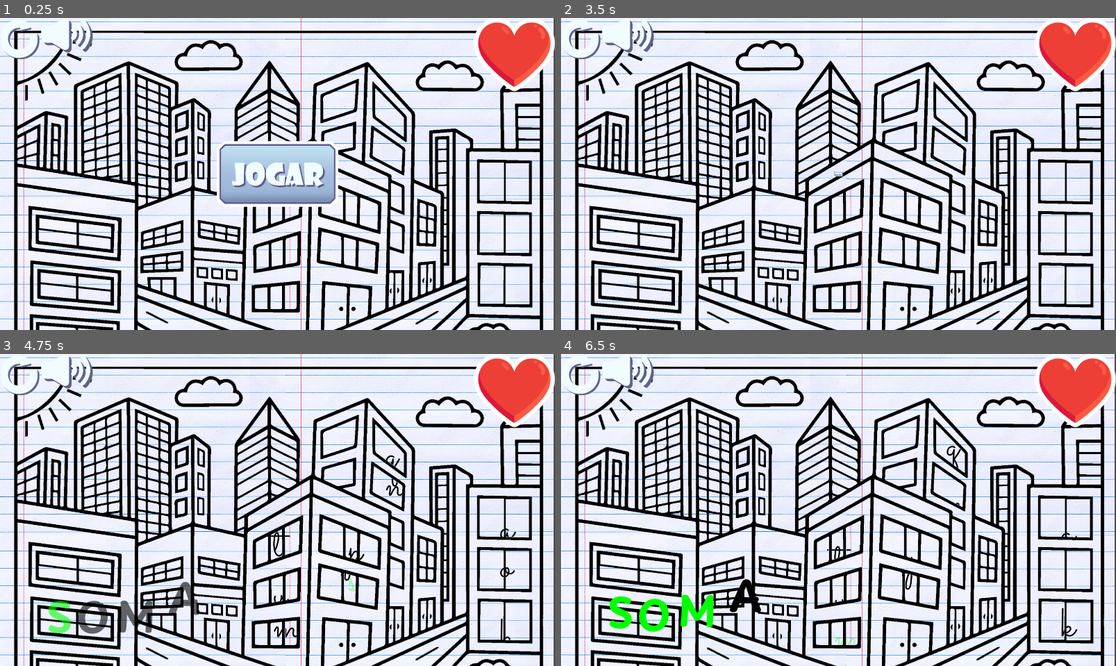
Above: before the commit, frames 1-4 (two rows, left to right).
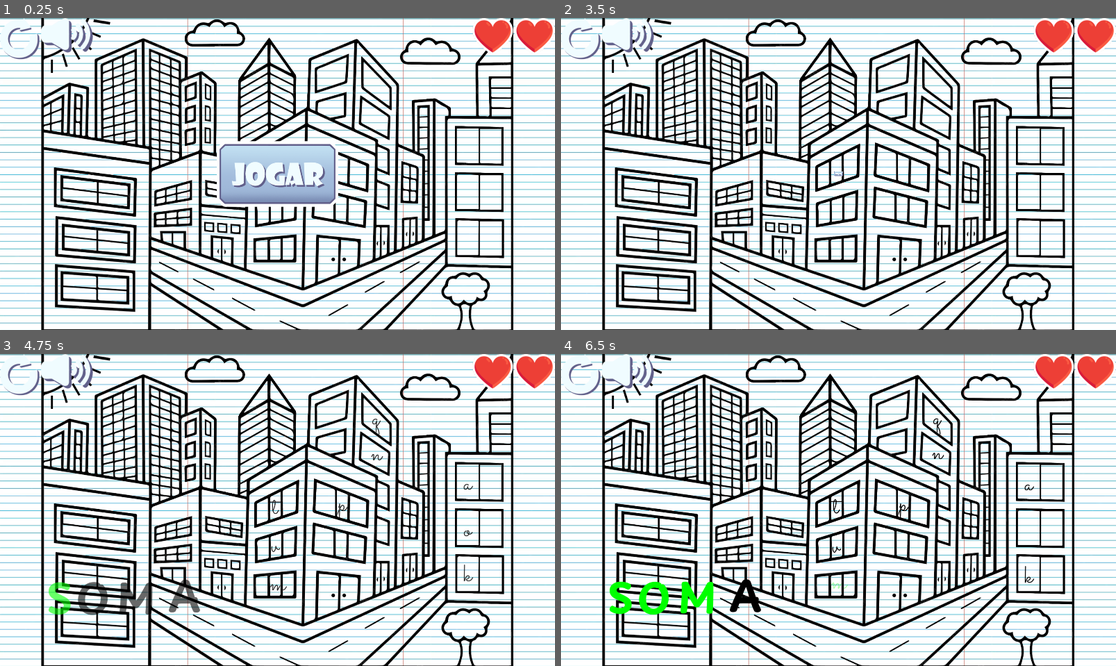
Above: after the commit, the same moments.

Repository: g-reale/BUILDING
Game: Godot game, scene res://game/game.tscn
Two runs of this game, one before a commit and one after it. Both use one fixed random seed, a clock stepped at 60 frames per second and the inputs below.
Inputs (mouse positions are in pixels of both pictures, inside the frame that each line leads up to):
- Up to frame 1 (0.25 s): no input
- Up to frame 2 (3.5 s): click (583, 39) at 0.5 s; click (583, 39) at 1.25 s; click (583, 39) at 2 s; click (838, 174) at 2.75 s
- Up to frame 3 (4.75 s): click (277, 510) at 3.5 s; click "s" at 4.25 s
- Up to frame 4 (6.5 s): click "o" at 5 s; click "m" at 5.75 s

The runs differ from the first frame. In frame 1, 51% of the frame differs, in the area x 0-100%, y 0-100%; in frame 2, 53%; in frame 3, 54%; in frame 4, 54%.

Commit message:
revision 1

Diff:
--- a/game/game.gd
+++ b/game/game.gd
@@ -12,16 +12,16 @@
 signal sigkill
 
 #coordinates of the image's windows
-var windows = [Vector2(962, 645),
-   			   Vector2(962, 789),
-		   	   Vector2(962, 950),
-			   Vector2(1220,645),
-			   Vector2(1220,789),
-			   Vector2(1350,322),
-			   Vector2(1350,451),
-			   Vector2(1746,557),
-			   Vector2(1746,735),
-			   Vector2(1746,910)]
+var windows = [Vector2(951, 527),
+   			   Vector2(951, 661),
+		   	   Vector2(951, 794),
+			   Vector2(1184,517),
+			   Vector2(1184,661),
+			   Vector2(1300,226),
+			   Vector2(1300,341),
+			   Vector2(1618,445),
+			   Vector2(1618,609),
+			   Vector2(1618,766)]
 
 const winner_amount = 4
 var playing = false
@@ -54,7 +54,7 @@
 	if points == winner_amount:
 		won()
 
-var hp = 2
+var hp = 4
 func _on_failure(_letter):
 	hp = hp - 1
 	ui.show_dmg(hp)
@@ -103,14 +103,14 @@
 		var letter = letter_scene.instantiate()
 		add_child(letter)
 
-		letter.set("theme_override_font_sizes/font_size",100 * scale_factor.length())
+		letter.set("theme_override_font_sizes/font_size",60 * scale_factor.length())
 		letter.set("text",alphabet[winners[i]])
 		letter.set("role",role)
 		letter.position = window - letter.size/2
 
 		var stagger = randf()
 		stagger -= floor(stagger)
-		letter.animate(stagger)
+		letter.animate(stagger,0.7)
 
 		letter.connect("sucess",_on_sucess)
 		letter.connect("failure",_on_failure)
--- a/game/game.tscn
+++ b/game/game.tscn
@@ -1,11 +1,11 @@
 [gd_scene load_steps=7 format=3 uid="uid://bsom25jw0dgrx"]
 
 [ext_resource type="Script" path="res://game/game.gd" id="1_fl0x4"]
+[ext_resource type="Texture2D" uid="uid://c6k56ex1q000k" path="res://game/assets/back.png" id="2_berts"]
 [ext_resource type="PackedScene" uid="uid://cw3l6gq6d5bdr" path="res://ui/ui.tscn" id="2_cjwpw"]
+[ext_resource type="Texture2D" uid="uid://cm5q7238sf7ec" path="res://game/assets/fore.png" id="3_bfwar"]
 [ext_resource type="PackedScene" uid="uid://dduukdyoo462x" path="res://game/questionBox.tscn" id="3_qto84"]
 [ext_resource type="AudioStream" uid="uid://jwka06yyqw0b" path="res://game/assets/win.wav" id="3_xgpj0"]
-[ext_resource type="Texture2D" uid="uid://blsh6sabqal05" path="res://game/assets/background.png" id="4_7o326"]
-[ext_resource type="Texture2D" uid="uid://colwr8waut0bg" path="res://game/assets/foreground.png" id="5_n04mw"]
 
 [node name="game" type="Control"]
 layout_mode = 3
@@ -15,8 +15,18 @@
 grow_horizontal = 2
 grow_vertical = 2
 script = ExtResource("1_fl0x4")
-metadata/_edit_vertical_guides_ = [962.0, 1350.0, 1746.0, 1220.0]
-metadata/_edit_horizontal_guides_ = [655.0, 799.0, 960.0, 332.0, 471.0, 567.0, 745.0, 920.0]
+metadata/_edit_vertical_guides_ = [951.0, 1184.0, 1300.0, 1618.0]
+metadata/_edit_horizontal_guides_ = [537.0, 671.0, 799.0, 352.0, 236.0, 609.0, 445.0, 766.0]
+
+[node name="Background" type="Sprite2D" parent="."]
+z_index = -3
+position = Vector2(960, 540)
+texture = ExtResource("2_berts")
+
+[node name="Foreground" type="Sprite2D" parent="."]
+z_index = -1
+position = Vector2(960, 540)
+texture = ExtResource("3_bfwar")
 
 [node name="questionsBox" parent="." instance=ExtResource("3_qto84")]
 z_index = 20
@@ -28,17 +38,5 @@
 [node name="WinLosePlayer" type="AudioStreamPlayer" parent="."]
 stream = ExtResource("3_xgpj0")
 
-[node name="Background" type="Sprite2D" parent="."]
-z_index = -3
-position = Vector2(938, 662)
-texture = ExtResource("4_7o326")
-metadata/_edit_lock_ = true
-
-[node name="Foreground" type="Sprite2D" parent="."]
-z_index = -1
-position = Vector2(977, 662)
-texture = ExtResource("5_n04mw")
-metadata/_edit_lock_ = true
-
 [connection signal="play" from="ui" to="." method="_on_ui_play"]
 [connection signal="restart" from="ui" to="." method="_on_ui_restart"]
--- a/game/letterButton.tscn
+++ b/game/letterButton.tscn
@@ -26,7 +26,7 @@
 "times": PackedFloat32Array(0, 0.5, 1),
 "transitions": PackedFloat32Array(1, 1, 1),
 "update": 0,
-"values": [Vector2(0, 0), Vector2(0, 75), Vector2(0, 0)]
+"values": [Vector2(0, 0), Vector2(0, 10), Vector2(0, 0)]
 }
 
 [sub_resource type="AnimationLibrary" id="AnimationLibrary_cuta3"]
--- /dev/null
+++ b/ui/heart.tscn
@@ -0,0 +1,106 @@
+[gd_scene load_steps=9 format=3 uid="uid://cbqg7aw6erryj"]
+
+[ext_resource type="Texture2D" uid="uid://kabs64d7y1un" path="res://ui/assets/corações/metade.png" id="1_wwk21"]
+[ext_resource type="Script" path="res://ui/life.gd" id="2_l7n2u"]
+[ext_resource type="Texture2D" uid="uid://bys7ukdseyx5j" path="res://ui/assets/corações/fazio.png" id="3_cuxex"]
+[ext_resource type="Texture2D" uid="uid://d34j2qapx05e4" path="res://ui/assets/corações/cheio.png" id="4_bxqhr"]
+
+[sub_resource type="Animation" id="Animation_soabf"]
+resource_name = "die"
+length = 0.4
+tracks/0/type = "value"
+tracks/0/imported = false
+tracks/0/enabled = true
+tracks/0/path = NodePath(".:texture")
+tracks/0/interp = 1
+tracks/0/loop_wrap = true
+tracks/0/keys = {
+"times": PackedFloat32Array(0, 0.1),
+"transitions": PackedFloat32Array(1, 1),
+"update": 1,
+"values": [ExtResource("1_wwk21"), ExtResource("3_cuxex")]
+}
+tracks/1/type = "value"
+tracks/1/imported = false
+tracks/1/enabled = true
+tracks/1/path = NodePath(".:scale")
+tracks/1/interp = 2
+tracks/1/loop_wrap = true
+tracks/1/keys = {
+"times": PackedFloat32Array(0, 0.1, 0.4),
+"transitions": PackedFloat32Array(1, 1, 1),
+"update": 0,
+"values": [Vector2(1, 1), Vector2(1.3, 1.3), Vector2(1, 1)]
+}
+
+[sub_resource type="Animation" id="Animation_7s81i"]
+resource_name = "hurt"
+length = 0.4
+tracks/0/type = "value"
+tracks/0/imported = false
+tracks/0/enabled = true
+tracks/0/path = NodePath(".:texture")
+tracks/0/interp = 1
+tracks/0/loop_wrap = true
+tracks/0/keys = {
+"times": PackedFloat32Array(0, 0.1),
+"transitions": PackedFloat32Array(1, 1),
+"update": 1,
+"values": [ExtResource("4_bxqhr"), ExtResource("1_wwk21")]
+}
+tracks/1/type = "value"
+tracks/1/imported = false
+tracks/1/enabled = true
+tracks/1/path = NodePath(".:scale")
+tracks/1/interp = 2
+tracks/1/loop_wrap = true
+tracks/1/keys = {
+"times": PackedFloat32Array(0, 0.1, 0.4),
+"transitions": PackedFloat32Array(1, 1, 1),
+"update": 0,
+"values": [Vector2(1, 1), Vector2(1.3, 1.3), Vector2(1, 1)]
+}
+
+[sub_resource type="Animation" id="Animation_7ctjf"]
+resource_name = "revive"
+length = 0.4
+tracks/0/type = "value"
+tracks/0/imported = false
+tracks/0/enabled = true
+tracks/0/path = NodePath(".:texture")
+tracks/0/interp = 1
+tracks/0/loop_wrap = true
+tracks/0/keys = {
+"times": PackedFloat32Array(0, 0.1),
+"transitions": PackedFloat32Array(1, 1),
+"update": 1,
+"values": [ExtResource("3_cuxex"), ExtResource("4_bxqhr")]
+}
+tracks/1/type = "value"
+tracks/1/imported = false
+tracks/1/enabled = true
+tracks/1/path = NodePath(".:scale")
+tracks/1/interp = 2
+tracks/1/loop_wrap = true
+tracks/1/keys = {
+"times": PackedFloat32Array(0, 0.1, 0.4),
+"transitions": PackedFloat32Array(1, 1, 1),
+"update": 0,
+"values": [Vector2(1, 1), Vector2(1.3, 1.3), Vector2(1, 1)]
+}
+
+[sub_resource type="AnimationLibrary" id="AnimationLibrary_8c0ca"]
+_data = {
+"die": SubResource("Animation_soabf"),
+"hurt": SubResource("Animation_7s81i"),
+"revive": SubResource("Animation_7ctjf")
+}
+
+[node name="heart" type="TextureRect"]
+texture = ExtResource("1_wwk21")
+script = ExtResource("2_l7n2u")
+
+[node name="lifeAnimations" type="AnimationPlayer" parent="."]
+libraries = {
+"": SubResource("AnimationLibrary_8c0ca")
+}
--- a/ui/life.gd
+++ b/ui/life.gd
@@ -1,4 +1,16 @@
 extends TextureRect
 
+@onready var animation = get_node("lifeAnimations")
 func _ready():
 	self.pivot_offset = Vector2(self.size/2)
+
+func show_dmg(hp):
+
+	match hp:
+		1:
+			animation.play("hurt")
+		0:
+			animation.play("die")
+
+func revive():
+	animation.play("revive")
--- a/ui/lifeAnimations.gd
+++ /dev/null
@@ -1,12 +0,0 @@
-extends AnimationPlayer
-
-func show_dmg(hp):
-
-	match hp:
-		1:
-			play("hurt")
-		0:
-			play("die")
-
-func revive():
-	play("revive")
--- a/ui/ui.gd
+++ b/ui/ui.gd
@@ -6,17 +6,17 @@
 const snd_on_off_textures = [preload("res://ui/assets/on_off som/caixaSom2.png"),
 							 preload("res://ui/assets/on_off som/caixaSom.png")]
 
-
 @onready var restart_btn = get_node("upper/restart")
 @onready var sound_btn = get_node("upper/sound")
 @onready var play_btn = get_node("central/play")
-@onready var lifebar = get_node("lifeAnimations")
+@onready var lifebar = [get_node("upperr/heart1"),get_node("upperr/heart")]
 @onready var particles = get_node("particleAnimations")
 
-#inital load conditions
-#happens only once, no need to preload anything
+# inital load conditions
+# happens only once, no need to preload anything
 func _ready():
-	get_node("life").texture = load("res://ui/assets/corações/cheio.png")
+	lifebar[0].texture = load("res://ui/assets/corações/cheio.png")
+	lifebar[1].texture = load("res://ui/assets/corações/cheio.png")
 	get_node("particles").emitting = false
 
 func _on_play_activated():
@@ -40,10 +40,11 @@
 
 func reset():
 	play_btn.reapear()
-	lifebar.revive()
+	lifebar[0].revive()
+	lifebar[1].revive()
 
 func show_dmg(dmg):
-	lifebar.show_dmg(dmg)
+	lifebar[int(dmg)/lifebar.size()].show_dmg(dmg%lifebar.size())
 
 func show_particles():
 	particles.play("peek")
--- a/ui/ui.tscn
+++ b/ui/ui.tscn
@@ -1,103 +1,11 @@
-[gd_scene load_steps=19 format=3 uid="uid://cw3l6gq6d5bdr"]
+[gd_scene load_steps=11 format=3 uid="uid://cw3l6gq6d5bdr"]
 
 [ext_resource type="PackedScene" uid="uid://c2c42oryx5iie" path="res://ui/shakingButton.tscn" id="1_euvm2"]
 [ext_resource type="Script" path="res://ui/ui.gd" id="1_n4v0q"]
 [ext_resource type="Texture2D" uid="uid://dcopuegr54yqy" path="res://ui/assets/botão restart/setinha.png" id="2_dllj8"]
-[ext_resource type="Texture2D" uid="uid://bys7ukdseyx5j" path="res://ui/assets/corações/fazio.png" id="2_ieyiw"]
 [ext_resource type="Texture2D" uid="uid://psqawa4h2cev" path="res://ui/assets/on_off som/caixaSom2.png" id="3_cgagh"]
-[ext_resource type="Script" path="res://ui/life.gd" id="3_cmg6e"]
-[ext_resource type="Texture2D" uid="uid://d34j2qapx05e4" path="res://ui/assets/corações/cheio.png" id="6_31oby"]
+[ext_resource type="PackedScene" uid="uid://cbqg7aw6erryj" path="res://ui/heart.tscn" id="6_mpr3c"]
 [ext_resource type="Texture2D" uid="uid://bhgsxhvatwb2" path="res://ui/assets/botão jogar/jogar completo.png" id="8_rxidx"]
-[ext_resource type="Texture2D" uid="uid://kabs64d7y1un" path="res://ui/assets/corações/metade.png" id="10_fbdjm"]
-[ext_resource type="Script" path="res://ui/lifeAnimations.gd" id="11_5f5et"]
-
-[sub_resource type="Animation" id="Animation_fh0dv"]
-resource_name = "die"
-tracks/0/type = "value"
-tracks/0/imported = false
-tracks/0/enabled = true
-tracks/0/path = NodePath("life:texture")
-tracks/0/interp = 1
-tracks/0/loop_wrap = true
-tracks/0/keys = {
-"times": PackedFloat32Array(0, 0.1),
-"transitions": PackedFloat32Array(1, 1),
-"update": 1,
-"values": [ExtResource("10_fbdjm"), ExtResource("2_ieyiw")]
-}
-tracks/1/type = "value"
-tracks/1/imported = false
-tracks/1/enabled = true
-tracks/1/path = NodePath("life:scale")
-tracks/1/interp = 2
-tracks/1/loop_wrap = true
-tracks/1/keys = {
-"times": PackedFloat32Array(0, 0.1, 0.4),
-"transitions": PackedFloat32Array(1, 1, 1),
-"update": 0,
-"values": [Vector2(1, 1), Vector2(1.3, 1.3), Vector2(1, 1)]
-}
-
-[sub_resource type="Animation" id="Animation_c1aqi"]
-resource_name = "hurt"
-tracks/0/type = "value"
-tracks/0/imported = false
-tracks/0/enabled = true
-tracks/0/path = NodePath("life:texture")
-tracks/0/interp = 1
-tracks/0/loop_wrap = true
-tracks/0/keys = {
-"times": PackedFloat32Array(0, 0.1),
-"transitions": PackedFloat32Array(1, 1),
-"update": 1,
-"values": [ExtResource("6_31oby"), ExtResource("10_fbdjm")]
-}
-tracks/1/type = "value"
-tracks/1/imported = false
-tracks/1/enabled = true
-tracks/1/path = NodePath("life:scale")
-tracks/1/interp = 2
-tracks/1/loop_wrap = true
-tracks/1/keys = {
-"times": PackedFloat32Array(0, 0.1, 0.4),
-"transitions": PackedFloat32Array(1, 1, 1),
-"update": 0,
-"values": [Vector2(1, 1), Vector2(1.3, 1.3), Vector2(1, 1)]
-}
-
-[sub_resource type="Animation" id="Animation_65y07"]
-resource_name = "revive"
-tracks/0/type = "value"
-tracks/0/imported = false
-tracks/0/enabled = true
-tracks/0/path = NodePath("life:texture")
-tracks/0/interp = 1
-tracks/0/loop_wrap = true
-tracks/0/keys = {
-"times": PackedFloat32Array(0, 0.1),
-"transitions": PackedFloat32Array(1, 1),
-"update": 1,
-"values": [ExtResource("2_ieyiw"), ExtResource("6_31oby")]
-}
-tracks/1/type = "value"
-tracks/1/imported = false
-tracks/1/enabled = true
-tracks/1/path = NodePath("life:scale")
-tracks/1/interp = 2
-tracks/1/loop_wrap = true
-tracks/1/keys = {
-"times": PackedFloat32Array(0, 0.1, 0.4),
-"transitions": PackedFloat32Array(1, 1, 1),
-"update": 0,
-"values": [Vector2(1, 1), Vector2(1.3, 1.3), Vector2(1, 1)]
-}
-
-[sub_resource type="AnimationLibrary" id="AnimationLibrary_36gv8"]
-_data = {
-"die": SubResource("Animation_fh0dv"),
-"hurt": SubResource("Animation_c1aqi"),
-"revive": SubResource("Animation_65y07")
-}
 
 [sub_resource type="CanvasItemMaterial" id="CanvasItemMaterial_1ha14"]
 
@@ -147,17 +55,6 @@
 grow_vertical = 2
 script = ExtResource("1_n4v0q")
 
-[node name="life" type="TextureRect" parent="."]
-layout_mode = 1
-anchors_preset = 1
-anchor_left = 1.0
-anchor_right = 1.0
-offset_left = -281.0
-offset_bottom = 254.0
-grow_horizontal = 0
-texture = ExtResource("10_fbdjm")
-script = ExtResource("3_cmg6e")
-
 [node name="upper" type="HBoxContainer" parent="."]
 layout_mode = 0
 offset_right = 40.0
@@ -188,12 +85,6 @@
 [node name="play" parent="central" instance=ExtResource("1_euvm2")]
 layout_mode = 2
 texture_normal = ExtResource("8_rxidx")
-
-[node name="lifeAnimations" type="AnimationPlayer" parent="."]
-libraries = {
-"": SubResource("AnimationLibrary_36gv8")
-}
-script = ExtResource("11_5f5et")
 
 [node name="particles" type="CPUParticles2D" parent="."]
 visible = false
@@ -226,6 +117,21 @@
 "": SubResource("AnimationLibrary_vv5v5")
 }
 
+[node name="upperr" type="HBoxContainer" parent="."]
+layout_mode = 1
+anchors_preset = 1
+anchor_left = 1.0
+anchor_right = 1.0
+offset_left = -40.0
+offset_bottom = 40.0
+grow_horizontal = 0
+
+[node name="heart1" parent="upperr" instance=ExtResource("6_mpr3c")]
+layout_mode = 2
+
+[node name="heart" parent="upperr" instance=ExtResource("6_mpr3c")]
+layout_mode = 2
+
 [connection signal="activated" from="upper/restart" to="." method="_on_restart_activated"]
 [connection signal="pressed" from="upper/sound" to="." method="_on_sound_pressed"]
 [connection signal="activated" from="central/play" to="." method="_on_play_activated"]
Binary file added: game/assets/back.png
Not shown, added: game/assets/back.png.import
Binary file removed: game/assets/background.png
Not shown, removed: game/assets/background.png.import
Binary file removed: game/assets/building.png
Not shown, removed: game/assets/building.png.import
Binary file added: game/assets/fore.png
Not shown, added: game/assets/fore.png.import
Binary file removed: game/assets/foreground.png
Not shown, removed: game/assets/foreground.png.import
Not shown, removed: game/assets/long_building.png.import
Binary file changed: ui/assets/corações/cheio.png
(and 3 more such lines)
